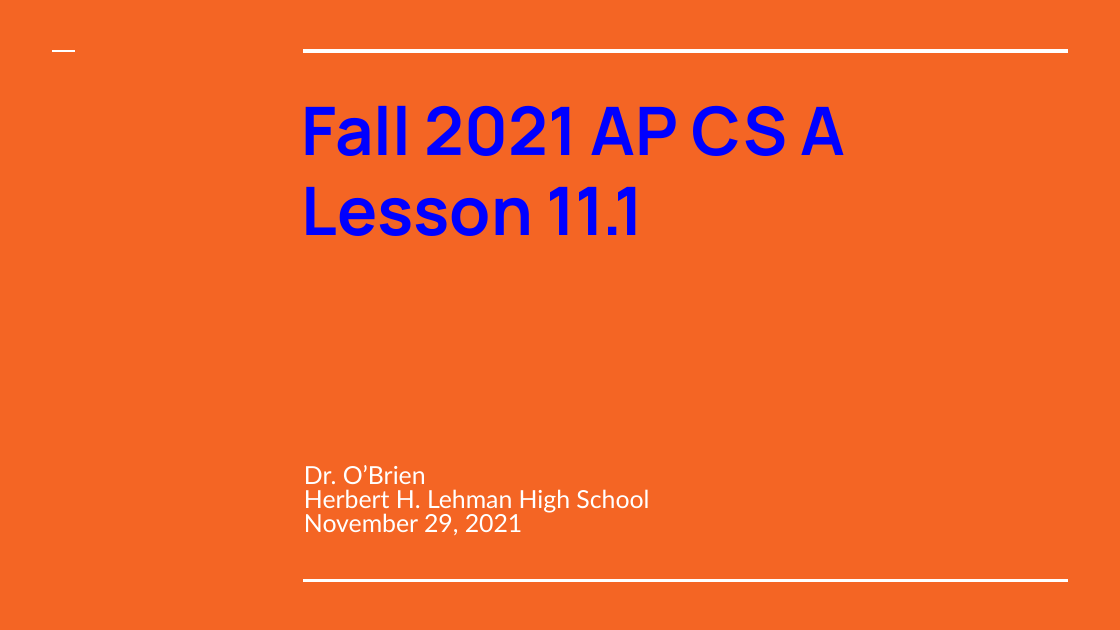
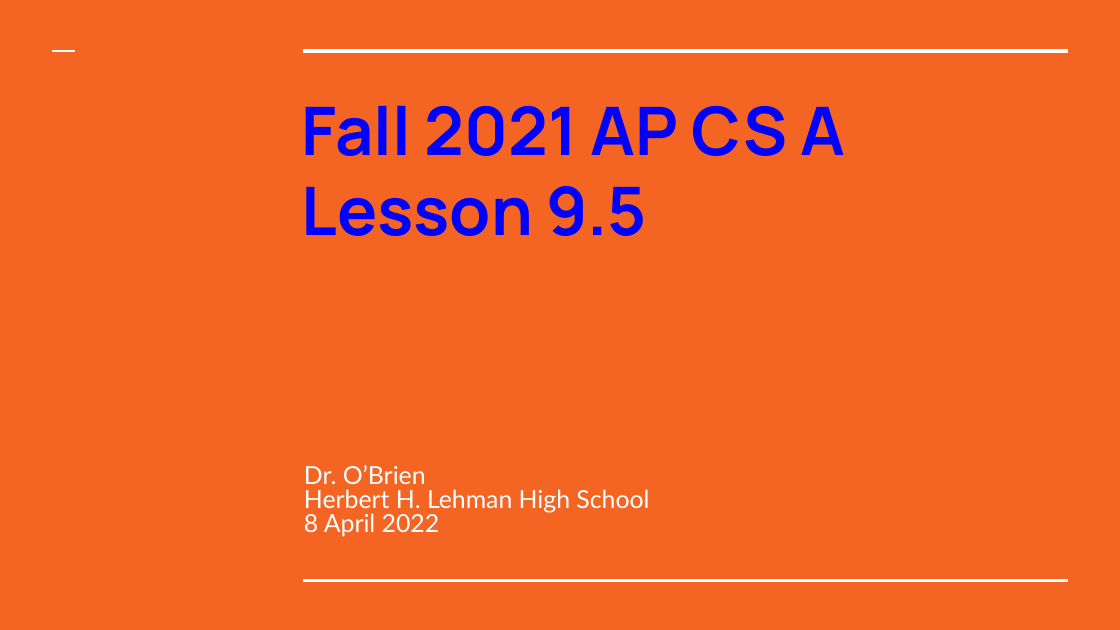
Before and after one commit to cobrien87/work, a slide deck: slide 1 of old/apcsa_11_1.pptx. Drawn at 1120x630 pixels with LibreOffice and Linux fonts; fonts in the diff are those of the drawing; background and template pictures are left out. Boxes give left, top, right and bottom in pixels: in the first picture for what was removed or moved away, otherwise in the second. Text is boxed around its words. In the diff, an @@ line names an element or a change of style, - is before the commit and + after.

```diff
--- a/old/apcsa_11_1.pptx
+++ b/old/apcsa_11_1.pptx
@@ title at [302,186,647,236]: text changed @@
-Lesson 11.1
+Lesson 9.5
@@ subtitle at [304,513,440,537]: text changed @@
-November 29, 2021
+8 April 2022
```
Also in this commit, not shown: 2 other slides changed, 2 slides added, 12 slides removed, 10 other files.
